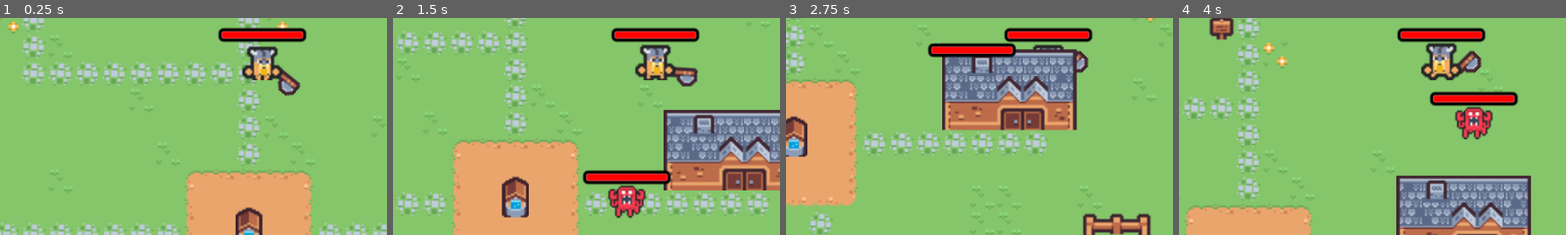
Above: before the commit, frames 1-4 (left to right).
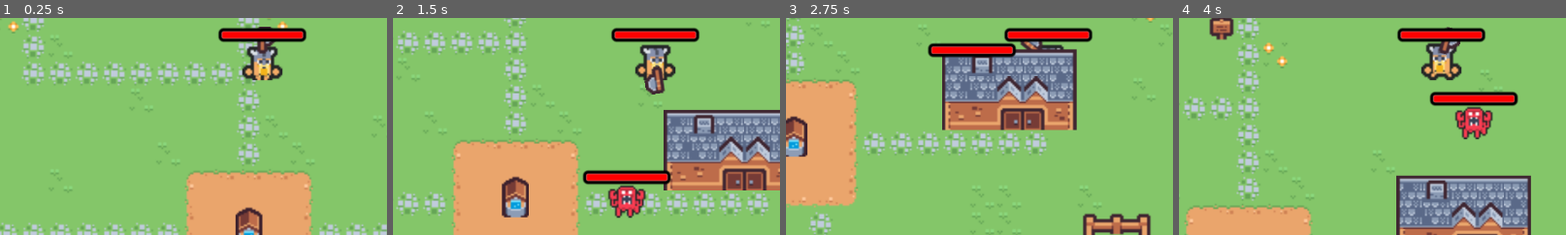
Above: after the commit, the same moments.

Repository: GodEmperorDaniel/crab-survivor
Game: Godot game, scene res://Scenes/Main_Scene.tscn
Same seed, same stepped clock (60 frames per second), same inputs: the game is played once before the commit and once after it.
Inputs (mouse positions are % of the whole screen's width and height, from its top left):
- Up to frame 1 (0.25 s): no input
- Up to frame 2 (1.5 s): tap Enter at 0.5 s; move the mouse to (72, 45) at 0.52 s; press the mouse at (72, 45) at 0.53 s; hold D (move_right) 0.53-1.28 s; move the mouse to (30, 55) at 1.27 s; release the mouse at (30, 55) at 1.28 s; hold S (move_down) from 1.28 s (still down); click (30, 55) at 1.35 s
- Up to frame 3 (2.75 s): move the mouse to (60, 28) at 2.02 s; release S (move_down) at 2.03 s; press the mouse at (60, 28) at 2.03 s; hold D (move_right) from 2.03 s (still down)
- Up to frame 4 (4 s): move the mouse to (45, 70) at 2.77 s; release D (move_right) at 2.78 s; release the mouse at (45, 70) at 2.78 s; hold W (move_up) 2.78-3.53 s; click (45, 70) at 2.85 s; move the mouse to (80, 65) at 3.52 s; press the mouse at (80, 65) at 3.53 s; hold A (move_left) from 3.53 s (still down)
The pictures show only the part of the screen within x 16-66%, y 40-90%; the shares and areas given below are measured in that part.

The runs differ from the first frame. In frame 1, 0.7% of the frame differs, in the area x 66-78%, y 4-37%; in frame 2, 1.0%, in the area x 64-79%, y 22-36%; in frame 3, 0.5%; in frame 4, 0.7%.

Commit message:
Added weapon pivot

Diff:
--- a/Scenes/Player.tscn
+++ b/Scenes/Player.tscn
@@ -2,6 +2,7 @@
 
 [ext_resource type="SpriteFrames" uid="uid://3dubb53wq3h" path="res://Sprites/SpriteFrames/player_running.tres" id="1_agmoa"]
 [ext_resource type="Script" path="res://Scripts/Player.gd" id="1_wu3mh"]
+[ext_resource type="Script" path="res://Scripts/WeaponPivot.gd" id="3_7mxgx"]
 [ext_resource type="Texture2D" uid="uid://cwv8ukin2koai" path="res://Tiles/tile_0127.png" id="3_8rtw4"]
 [ext_resource type="Script" path="res://Scenes/Weapon.gd" id="4_1q3bt"]
 [ext_resource type="PackedScene" uid="uid://dow4vyaa53hfn" path="res://Scenes/HealthBar.tscn" id="5_sr1ur"]
@@ -9,46 +10,30 @@
 [sub_resource type="RectangleShape2D" id="RectangleShape2D_aq7ey"]
 size = Vector2(18, 20)
 
-[sub_resource type="Animation" id="Animation_s5sr3"]
-length = 0.001
+[sub_resource type="CapsuleShape2D" id="CapsuleShape2D_xp83o"]
+radius = 5.0
+height = 18.0
+
+[sub_resource type="Animation" id="Animation_w0mug"]
+resource_name = "attack"
+length = 0.5
 tracks/0/type = "value"
 tracks/0/imported = false
 tracks/0/enabled = true
-tracks/0/path = NodePath(".:rotation")
+tracks/0/path = NodePath(".:animation_offset")
 tracks/0/interp = 1
 tracks/0/loop_wrap = true
 tracks/0/keys = {
-"times": PackedFloat32Array(0),
+"times": PackedFloat32Array(0.2),
 "transitions": PackedFloat32Array(1),
-"update": 0,
-"values": [2.24973]
+"update": 1,
+"values": [180]
 }
 
-[sub_resource type="Animation" id="Animation_6y7ic"]
-resource_name = "attack"
-length = 0.4
-tracks/0/type = "value"
-tracks/0/imported = false
-tracks/0/enabled = true
-tracks/0/path = NodePath(".:rotation")
-tracks/0/interp = 1
-tracks/0/loop_wrap = true
-tracks/0/keys = {
-"times": PackedFloat32Array(0, 0.15, 0.4),
-"transitions": PackedFloat32Array(1, 1, 1),
-"update": 0,
-"values": [0.0, 2.0944, 0.785398]
+[sub_resource type="AnimationLibrary" id="AnimationLibrary_jee3l"]
+_data = {
+"attack": SubResource("Animation_w0mug")
 }
-
-[sub_resource type="AnimationLibrary" id="AnimationLibrary_ns2i7"]
-_data = {
-"RESET": SubResource("Animation_s5sr3"),
-"attack": SubResource("Animation_6y7ic")
-}
-
-[sub_resource type="CapsuleShape2D" id="CapsuleShape2D_xp83o"]
-radius = 5.0
-height = 18.0
 
 [node name="Player" type="CharacterBody2D"]
 z_index = 1
@@ -67,27 +52,28 @@
 animation = &"running"
 speed_scale = 2.0
 
-[node name="Weapon" type="Sprite2D" parent="Animation"]
-z_index = -1
-position = Vector2(9, 7)
-rotation = 2.24973
+[node name="WeaponPivot" type="Marker2D" parent="Animation"]
+script = ExtResource("3_7mxgx")
+animation_offset = 180
+
+[node name="Weapon" type="Sprite2D" parent="Animation/WeaponPivot"]
+position = Vector2(0, -12)
 texture = ExtResource("3_8rtw4")
-offset = Vector2(0, -8)
 flip_h = true
 script = ExtResource("4_1q3bt")
 
-[node name="Animation" type="AnimationPlayer" parent="Animation/Weapon"]
-libraries = {
-"": SubResource("AnimationLibrary_ns2i7")
-}
-
-[node name="AttackArea" type="Area2D" parent="Animation/Weapon"]
+[node name="AttackArea" type="Area2D" parent="Animation/WeaponPivot/Weapon"]
 process_mode = 4
 collision_mask = 2
 
-[node name="CollisionShape2D" type="CollisionShape2D" parent="Animation/Weapon/AttackArea"]
-position = Vector2(1, -6)
+[node name="CollisionShape2D" type="CollisionShape2D" parent="Animation/WeaponPivot/Weapon/AttackArea"]
+position = Vector2(1, -1)
 shape = SubResource("CapsuleShape2D_xp83o")
+
+[node name="WeaponAnimation" type="AnimationPlayer" parent="Animation/WeaponPivot"]
+libraries = {
+"": SubResource("AnimationLibrary_jee3l")
+}
 
 [node name="Camera" type="Camera2D" parent="."]
 zoom = Vector2(2.5, 2.5)
@@ -97,7 +83,6 @@
 offset_bottom = -7.0
 
 [connection signal="coin_picked_up" from="." to="." method="_on_coin_picked_up"]
-[connection signal="animation_finished" from="Animation/Weapon/Animation" to="Animation/Weapon" method="_on_attack_animation_finished"]
-[connection signal="animation_started" from="Animation/Weapon/Animation" to="Animation/Weapon" method="_on_attack_animation_started"]
-[connection signal="body_entered" from="Animation/Weapon/AttackArea" to="Animation/Weapon" method="_on_attack_landed"]
+[connection signal="attack_initiated" from="Animation/WeaponPivot/Weapon" to="Animation/WeaponPivot" method="_on_attack_initiated"]
+[connection signal="body_entered" from="Animation/WeaponPivot/Weapon/AttackArea" to="Animation/WeaponPivot/Weapon" method="_on_attack_landed"]
 [connection signal="owner_died" from="HealthBar" to="." method="_on_died"]
--- a/Scenes/Weapon.gd
+++ b/Scenes/Weapon.gd
@@ -1,8 +1,9 @@
 extends Sprite2D
+
+signal attack_initiated
 
 @export var damage : float = 50
 @onready var attack_box = $AttackArea
-@onready var animation = $Animation
 
 var attacking := false
 
@@ -10,12 +11,7 @@
 
 func _input(event):
 	if event.is_action_pressed("attack"):
-		if event is InputEventMouseButton:
-			attempt_attack(event.position)
-
-func attempt_attack(position):
-	if not attacking:
-		animation.play("attack")
+		attack_initiated.emit()
 
 func _on_attack_animation_started(anim_name):
 	attack_box.process_mode = Node.PROCESS_MODE_INHERIT
--- /dev/null
+++ b/Scripts/WeaponPivot.gd
@@ -0,0 +1,18 @@
+extends Marker2D
+
+@export var animation_offset := 0
+@onready var animation := $WeaponAnimation
+
+func _process(delta):
+	#print(get_viewport().get_mouse_position() - get_viewport_rect().size / 2)
+	rotation = calculate_look_position()
+
+func calculate_look_position():
+	var mouse_pos := get_viewport().get_mouse_position() - get_viewport_rect().size / 2
+	var delta := (Vector2(mouse_pos)).normalized()
+
+	return atan2(delta.y, delta.x)
+
+
+func _on_attack_initiated():
+	animation.play("attack")
